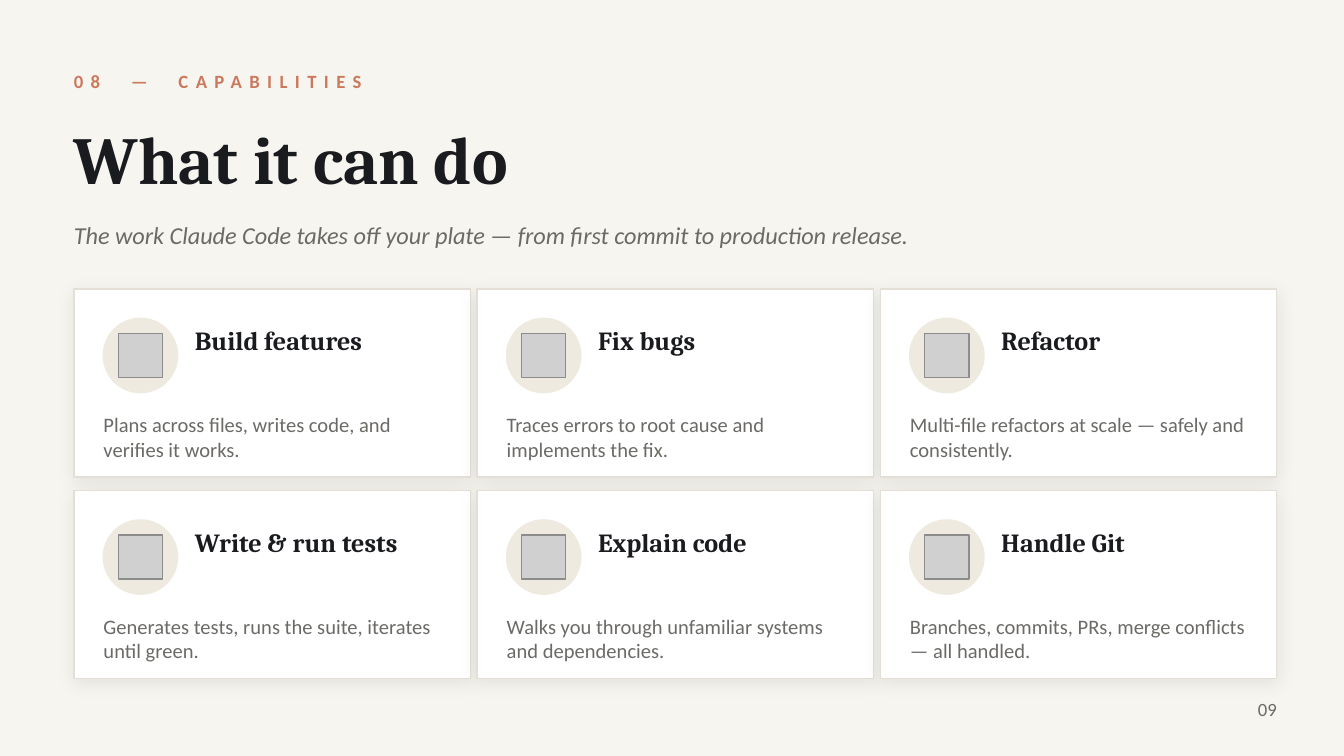
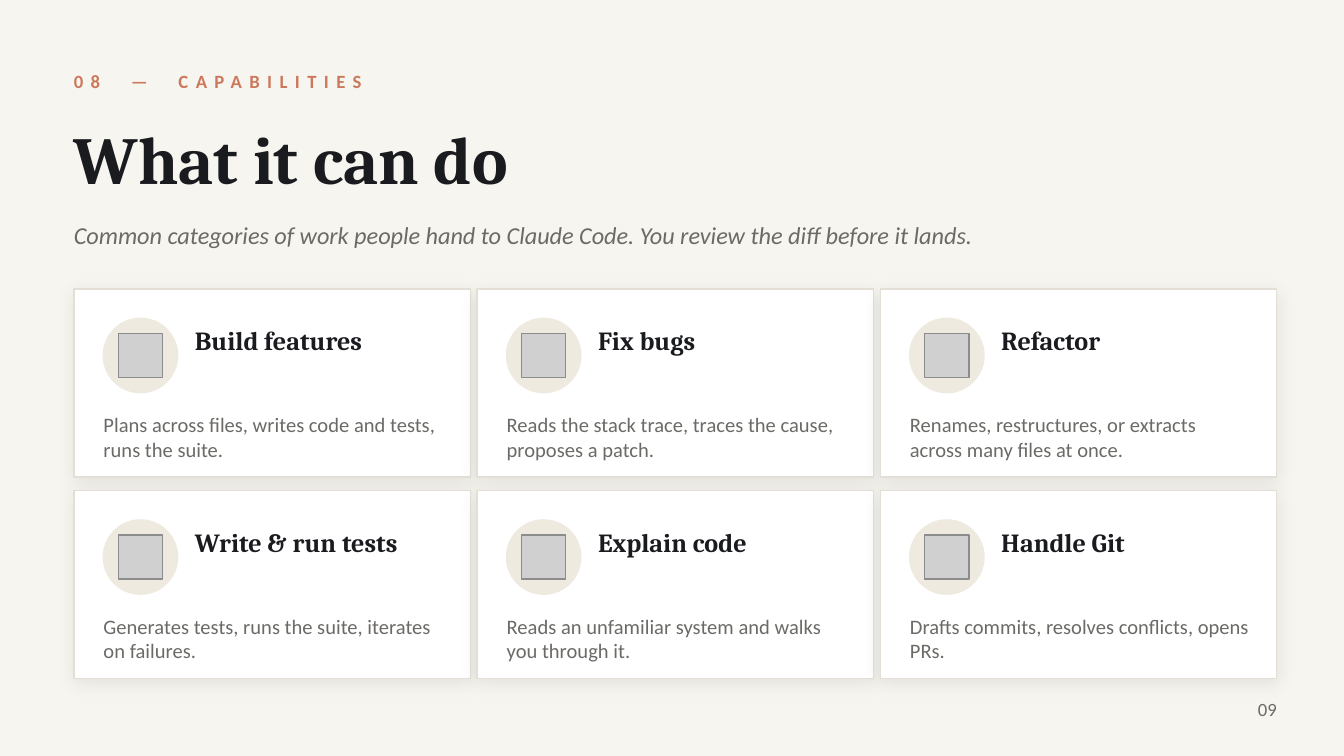
Before and after one commit to radrt/sap-presentation-claude, a slide deck: slide 9 of Claude_Code.pptx. Drawn at 1344x756 pixels with LibreOffice and Linux fonts; fonts in the diff are those of the drawing; grey boxes stand for pictures. Boxes give left, top, right and bottom in pixels: in the first picture for what was removed or moved away, otherwise in the second. Text is boxed around its words. In the diff, an @@ line names an element or a change of style, - is before the commit and + after.

```diff
--- a/Claude_Code.pptx
+++ b/Claude_Code.pptx
@@ text at <box>74,227,972,248</box>: text changed @@
-The work Claude Code takes off your plate — from first commit to production release.
+Common categories of work people hand to Claude Code. You review the diff before it lands.
@@ text at <box>103,418,435,457</box>: text changed @@
-Plans across files, writes code, and verifies it works.
+Plans across files, writes code and tests, runs the suite.
@@ text at <box>507,418,834,461</box>: text changed @@
-Traces errors to root cause and implements the fix.
+Reads the stack trace, traces the cause, proposes a patch.
@@ text at <box>910,419,1196,461</box>: text changed @@
-Multi-file refactors at scale — safely and consistently.
+Renames, restructures, or extracts across many files at once.
@@ text at <box>103,620,430,658</box>: text changed @@
-Generates tests, runs the suite, iterates until green.
+Generates tests, runs the suite, iterates on failures.
@@ text at <box>507,620,821,662</box>: text changed @@
-Walks you through unfamiliar systems and dependencies.
+Reads an unfamiliar system and walks you through it.
@@ text at <box>910,620,1249,658</box>: text changed @@
-Branches, commits, PRs, merge conflicts — all handled.
+Drafts commits, resolves conflicts, opens PRs.
```
Also in this commit, not shown: 5 other slides changed, 1 slide added.
